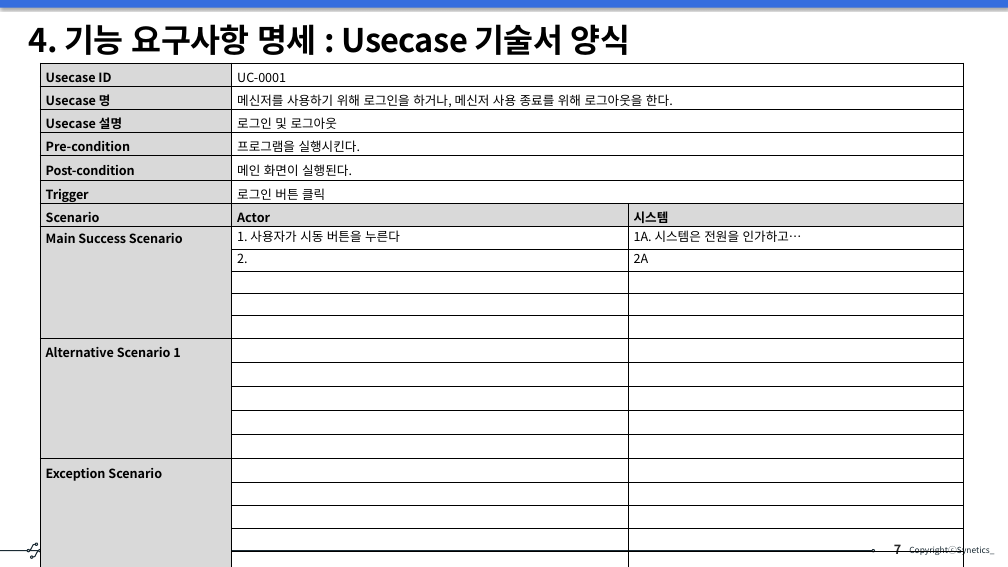
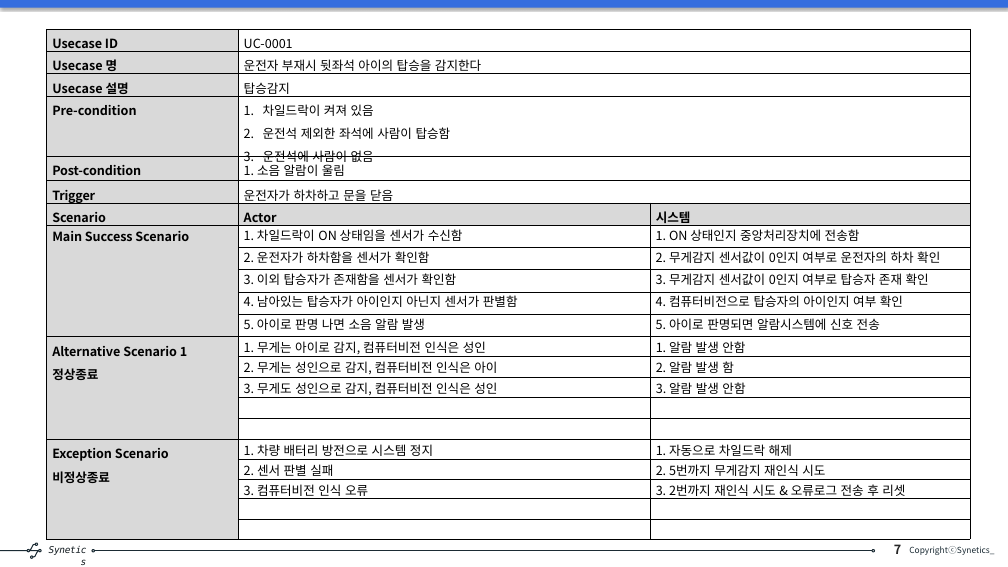
Before and after one commit to s-eunbi-kim/SeSSAC_202501, a slide deck: slide 7 of 01_요구사항 실습/SW 요구사항 분석 및 설계_1조.pptx. Drawn at 1008x567 pixels with LibreOffice and Linux fonts; fonts in the diff are those of the drawing. Boxes give left, top, right and bottom in pixels: in the first picture for what was removed or moved away, otherwise in the second. Text is boxed around its words. In the diff, an @@ line names an element or a change of style, - is before the commit and + after.

```diff
--- a/01_요구사항 실습/SW 요구사항 분석 및 설계_1조.pptx
+++ b/01_요구사항 실습/SW 요구사항 분석 및 설계_1조.pptx
@@ title removed at (x1=29, y1=24, x2=630, y2=55) @@
-4. 기능 요구사항 명세 : Usecase 기술서 양식
@@ table at (x1=47, y1=29, x2=970, y2=538) @@
-row 2, column 2: 메신저를 사용하기 위해 로그인을 하거나, 메신저 사용 종료를 위해 로그아웃을 한다.
+row 2, column 2: 운전자 부재시 뒷좌석 아이의 탑승을 감지한다
-row 3, column 2: 로그인 및 로그아웃
+row 3, column 2: 탑승감지
-row 4, column 2: 프로그램을 실행시킨다.
+row 4, column 2: 차일드락이 켜져 있음 / 운전석 제외한 좌석에 사람이 탑승함 / 운전석에 사람이 없음
-row 5, column 2: 메인 화면이 실행된다.
+row 5, column 2: 1. 소음 알람이 울림
-row 6, column 2: 로그인 버튼 클릭
+row 6, column 2: 운전자가 하차하고 문을 닫음
-row 8: Main Success Scenario | 1. 사용자가 시동 버튼을 누른다 | 1A. 시스템은 전원을 인가하고…
-row 9:  | 2. | 2A
+row 8: Main Success Scenario | 1. 차일드락이 ON 상태임을 센서가 수신함 | 1. ON 상태인지 중앙처리장치에 전송함
+row 9:  | 2. 운전자가 하차함을 센서가 확인함 | 2. 무게감지 센서값이 0인지 여부로 운전자의 하차 확인
+row 10:  | 3. 이외 탑승자가 존재함을 센서가 확인함 | 3. 무게감지 센서값이 0인지 여부로 탑승자 존재 확인
+row 11:  | 4. 남아있는 탑승자가 아이인지 아닌지 센서가 판별함 | 4. 컴퓨터비전으로 탑승자의 아이인지 여부 확인
+row 12:  | 5. 아이로 판명 나면 소음 알람 발생 | 5. 아이로 판명되면 알람시스템에 신호 전송
+row 13: Alternative Scenario 1 / 정상종료 | 1. 무게는 아이로 감지, 컴퓨터비전 인식은 성인 | 1. 알람 발생 안함
+row 14:  | 2. 무게는 성인으로 감지, 컴퓨터비전 인식은 아이 | 2. 알람 발생 함
+row 15:  | 3. 무게도 성인으로 감지, 컴퓨터비전 인식은 성인 | 3. 알람 발생 안함
-row 12:  |  | 
-row 13: Alternative Scenario 1 |  | 
+row 18: Exception Scenario / 비정상종료 | 1. 차량 배터리 방전으로 시스템 정지 | 1. 자동으로 차일드락 해제
+row 19:  | 2. 센서 판별 실패 | 2. 5번까지 무게감지 재인식 시도
+row 20:  | 3. 컴퓨터비전 인식 오류 | 3. 2번까지 재인식 시도 & 오류로그 전송 후 리셋
-row 16:  |  | 
-row 17:  |  | 
-row 18: Exception Scenario |  | 
-row 19:  |  | 
-row 20:  |  | 
-row 21:  |  | 
-row 22:  |  | 
@@ table resized from (x1=40, y1=63, x2=963, y2=533) to (x1=47, y1=29, x2=970, y2=538) @@
```
